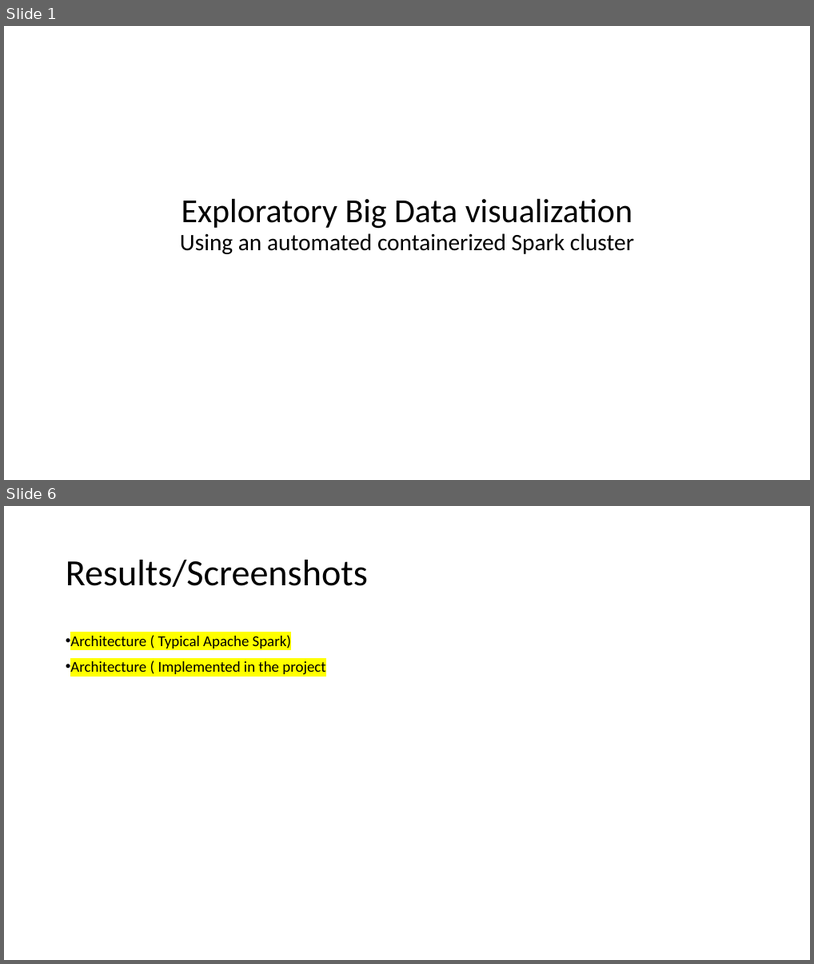
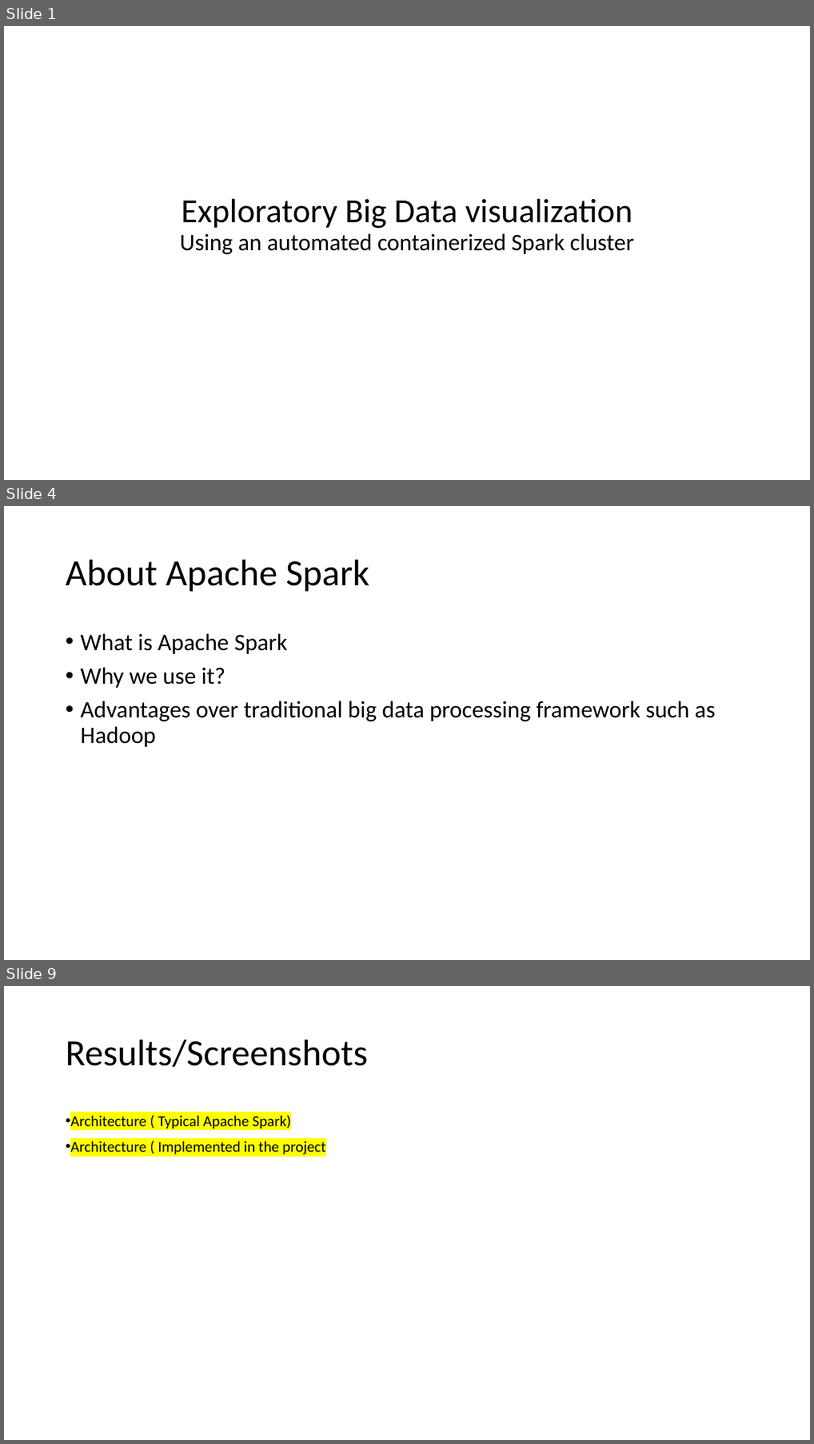
Before and after one commit to gprasad09/Apache-Spark-Cluster-Project, a slide deck: misc/ProjectReports-In progress/TermProject.pptx. Shown one above the other, each under a label of ours: slides 1 and 6 before the commit, slides 1, 4 and 9 after it; the slides between them are not shown. The pictures are 814x964 and 814x1444 pixels, drawn with LibreOffice and Linux fonts; fonts in the diff are those of the drawing. Boxes give left, top, right and bottom in pixels: in the first picture for what was removed or moved away, otherwise in the second. Text is boxed around its words. In the diff, an @@ line names an element or a change of style, - is before the commit and + after.

```diff
--- a/misc/ProjectReports-In progress/TermProject.pptx
+++ b/misc/ProjectReports-In progress/TermProject.pptx
@@ slide 4 added at box(4, 506, 810, 960), background #FFFFFF @@
@@ title added at box(66, 560, 370, 592), 44 pt, text #000000 @@
+About Apache Spark
@@ text added at box(81, 633, 716, 747), 28 pt, text #000000 @@
+• What is Apache Spark
+• Why we use it?
+• Advantages over traditional big data processing framework such as Hadoop
@@ what was slide 6 is now slide 9 @@
```
Also in this commit, not shown: 5 slides changed, 2 other slides added.
